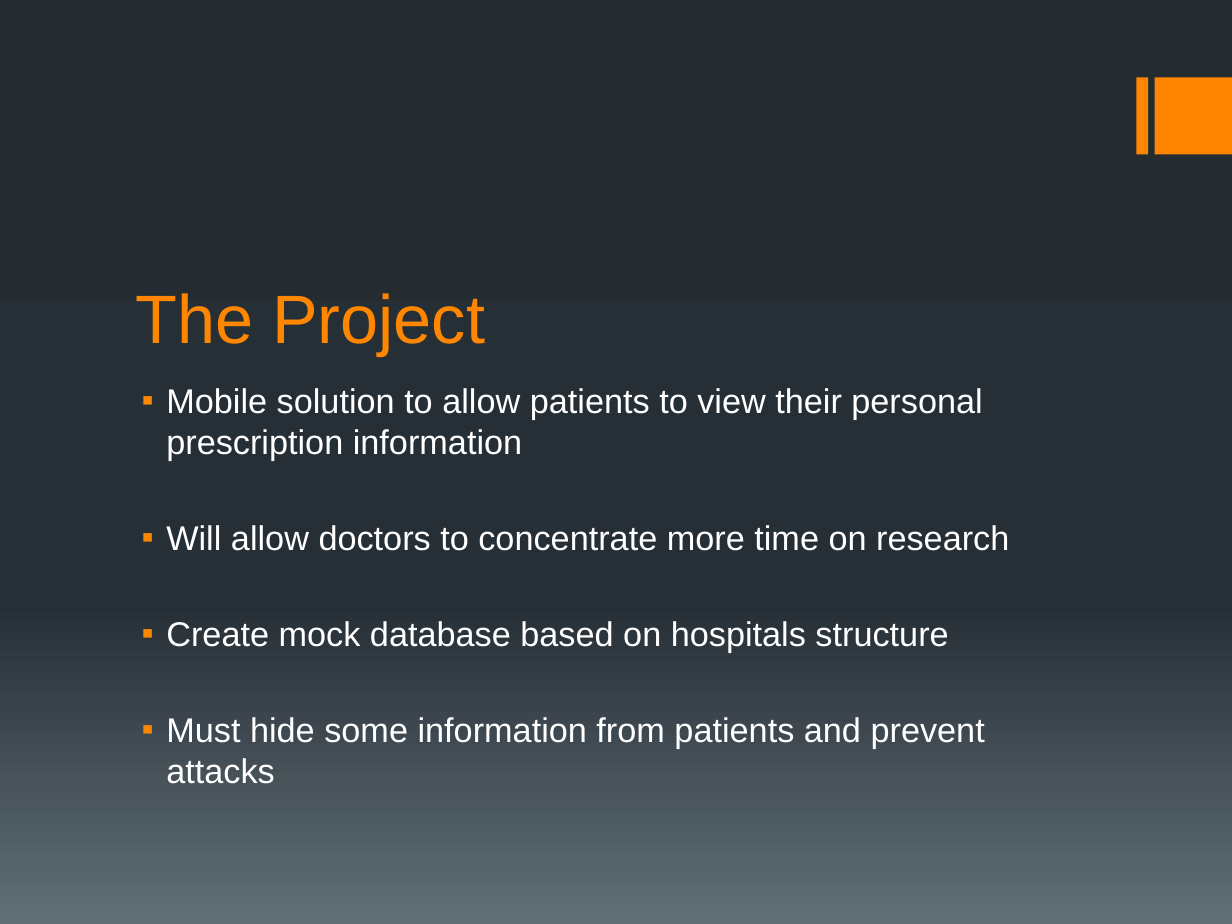
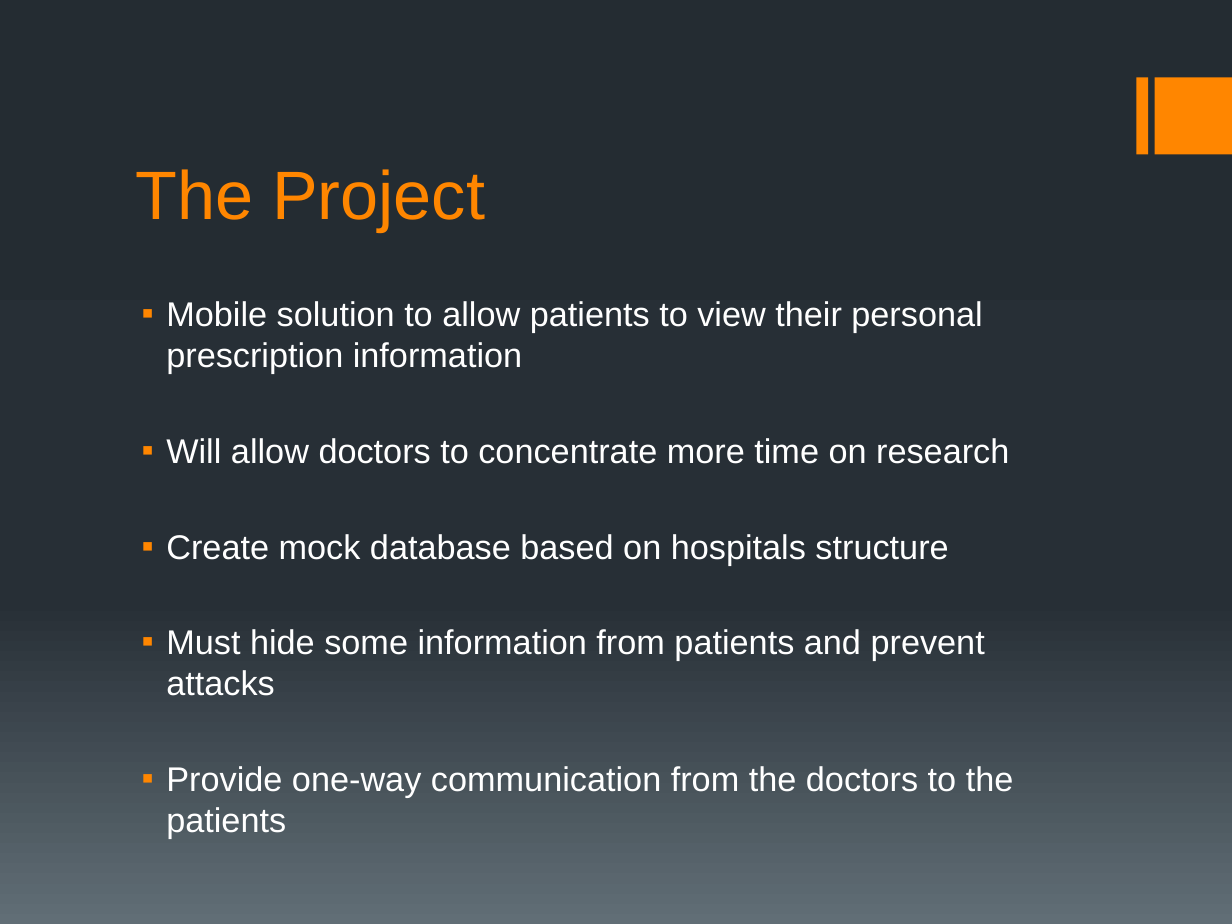
Before and after one commit to ShawnHesch/SAAPI, a slide deck: slide 4 of SAAPI_Walkthrough.pptx (slide 5 before the commit). Drawn at 1232x924 pixels with LibreOffice and Linux fonts; fonts in the diff are those of the drawing. Boxes give left, top, right and bottom in pixels: in the first picture for what was removed or moved away, otherwise in the second. Text is boxed around its words. In the diff, an @@ line names an element or a change of style, - is before the commit and + after.

```diff
--- a/SAAPI_Walkthrough.pptx
+++ b/SAAPI_Walkthrough.pptx
@@ title "The Project": place and size @@
-title "The Project" at box(136, 293, 485, 356)
+title "The Project" at box(136, 169, 485, 231)
@@ text "Mobile solution to allow patients ...": place and size @@
-text "Mobile solution to allow patients ..." at box(166, 388, 1009, 784)
+text "Mobile solution to allow patients ..." at box(166, 301, 1014, 839)
@@ text at box(166, 766, 1014, 839): paragraph added @@
+▪ Provide one-way communication from the doctors to the patients
```
Also in this commit, not shown: 5 other slides changed, 1 slide added, 3 slides removed, 1 other file.
